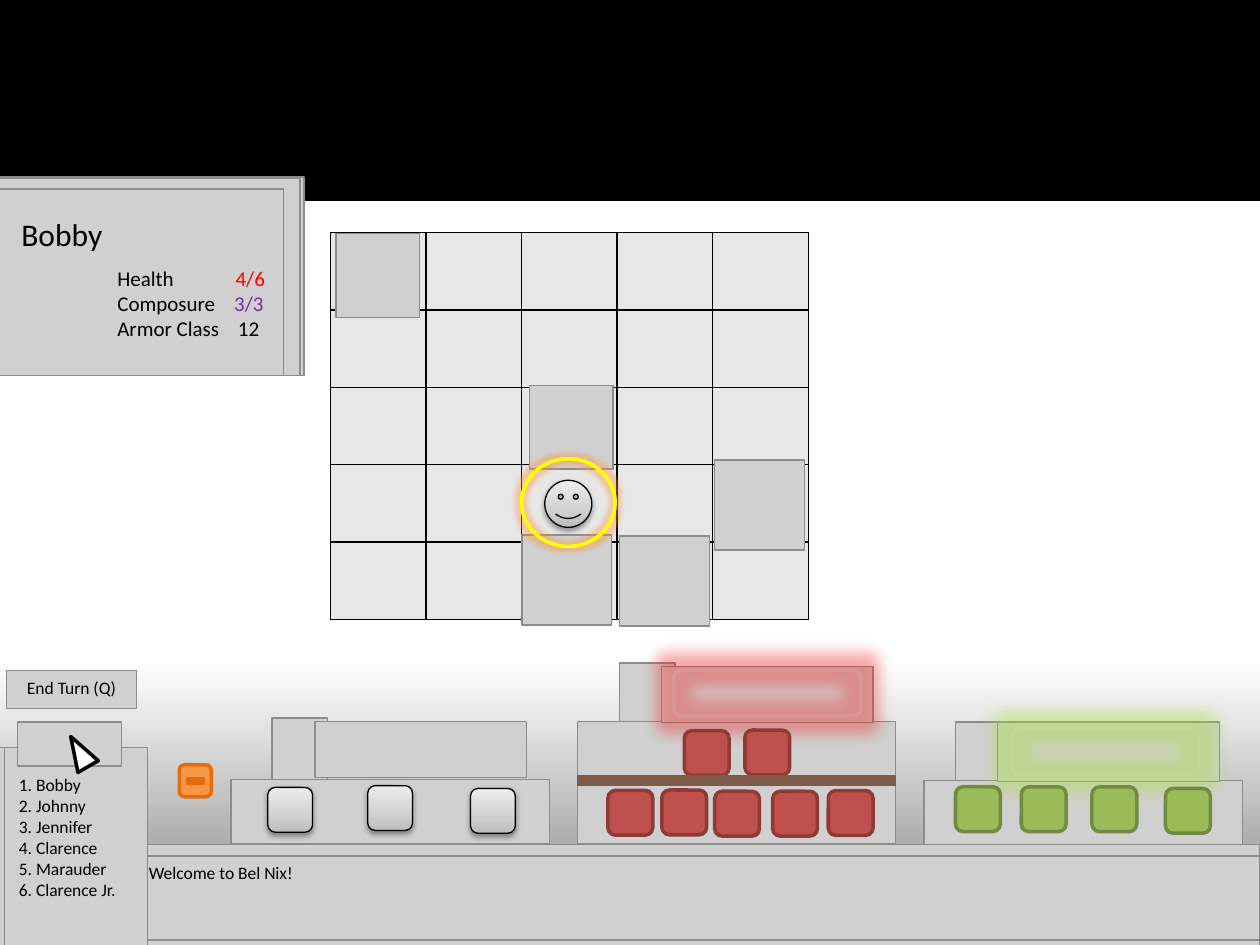
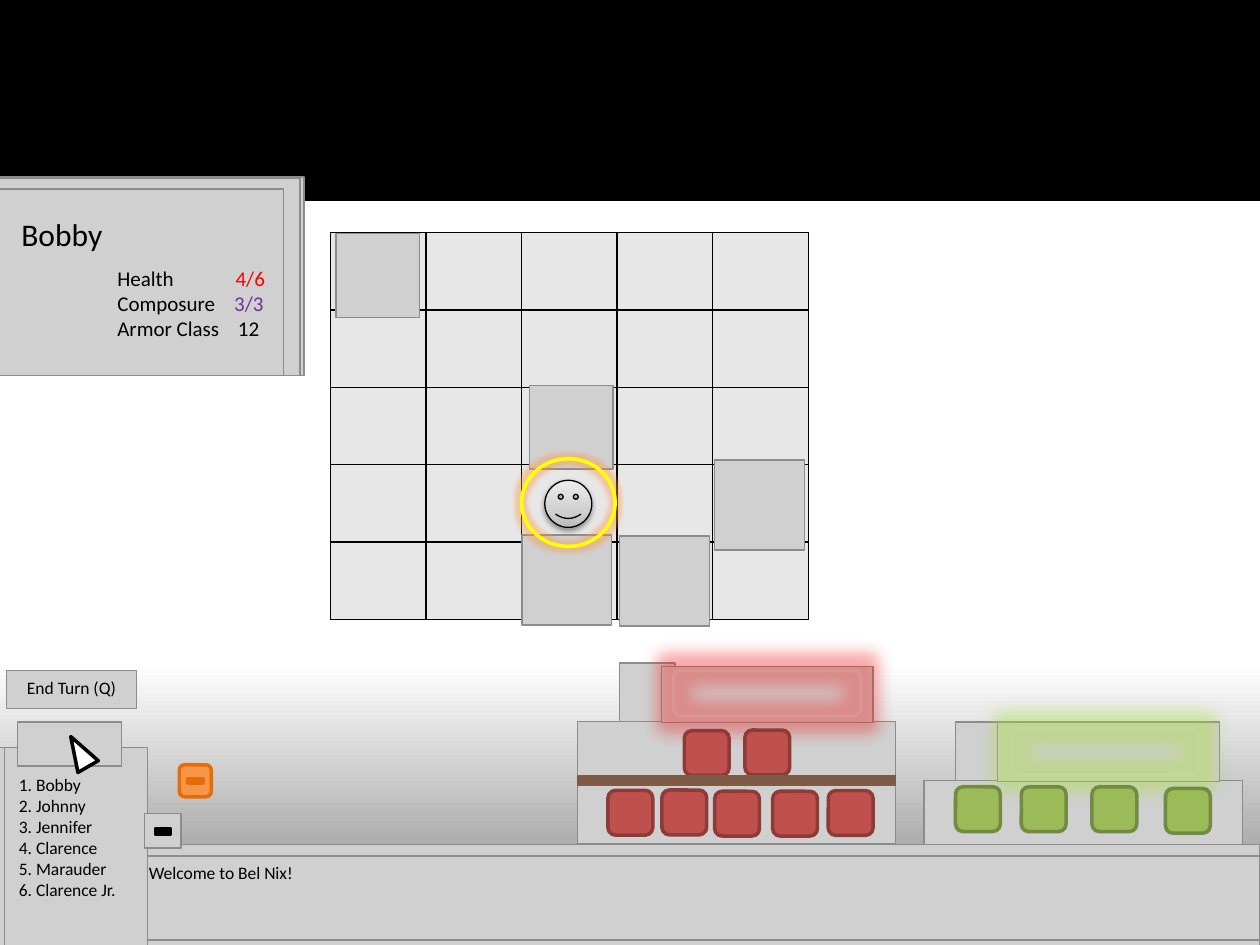
Before and after one commit to jsdodgers/Bel-Nix, a slide deck: slide 8 of Documents/UI Revision 3.0.pptx. Drawn at 1260x945 pixels with LibreOffice and Linux fonts; fonts in the diff are those of the drawing; grey boxes stand for pictures. Boxes give left, top, right and bottom in pixels: in the first picture for what was removed or moved away, otherwise in the second. Text is boxed around its words. In the diff, an @@ line names an element or a change of style, - is before the commit and + after.

```diff
--- a/Documents/UI Revision 3.0.pptx
+++ b/Documents/UI Revision 3.0.pptx
@@ picture removed at box(272, 718, 328, 785) @@
@@ picture removed at box(315, 722, 527, 779) @@
@@ picture removed at box(231, 780, 549, 844) @@
@@ rounded rectangle removed at box(267, 788, 312, 833) @@
@@ rounded rectangle removed at box(368, 786, 413, 832) @@
@@ rounded rectangle removed at box(470, 789, 515, 834) @@
@@ picture added at box(145, 814, 181, 848) @@
@@ math minus added at box(152, 822, 174, 843), fill #000000, outline #000000 2 pt @@
```
Also in this commit, not shown: 17 other slides changed, 3 slides added.
